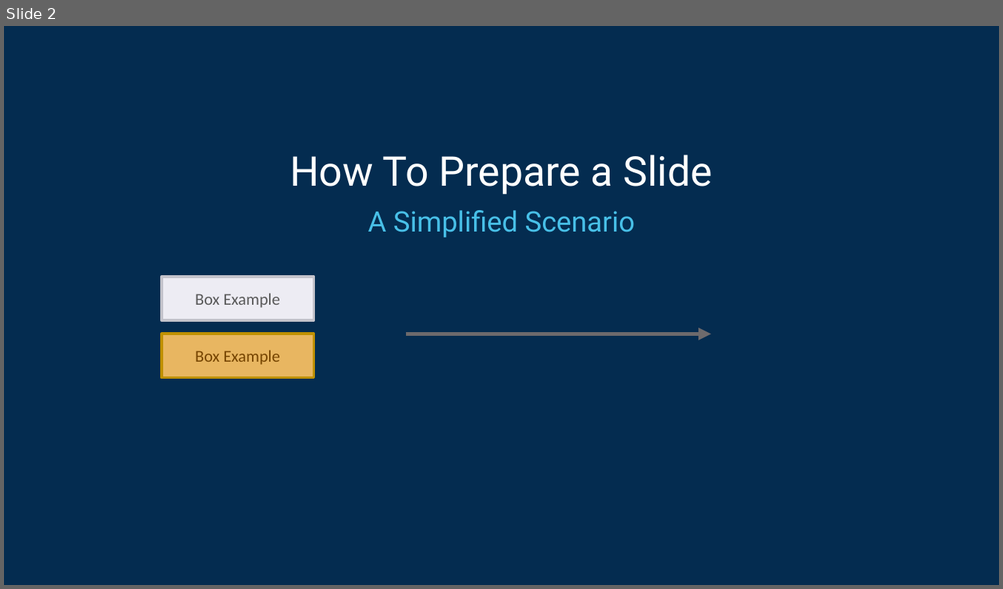
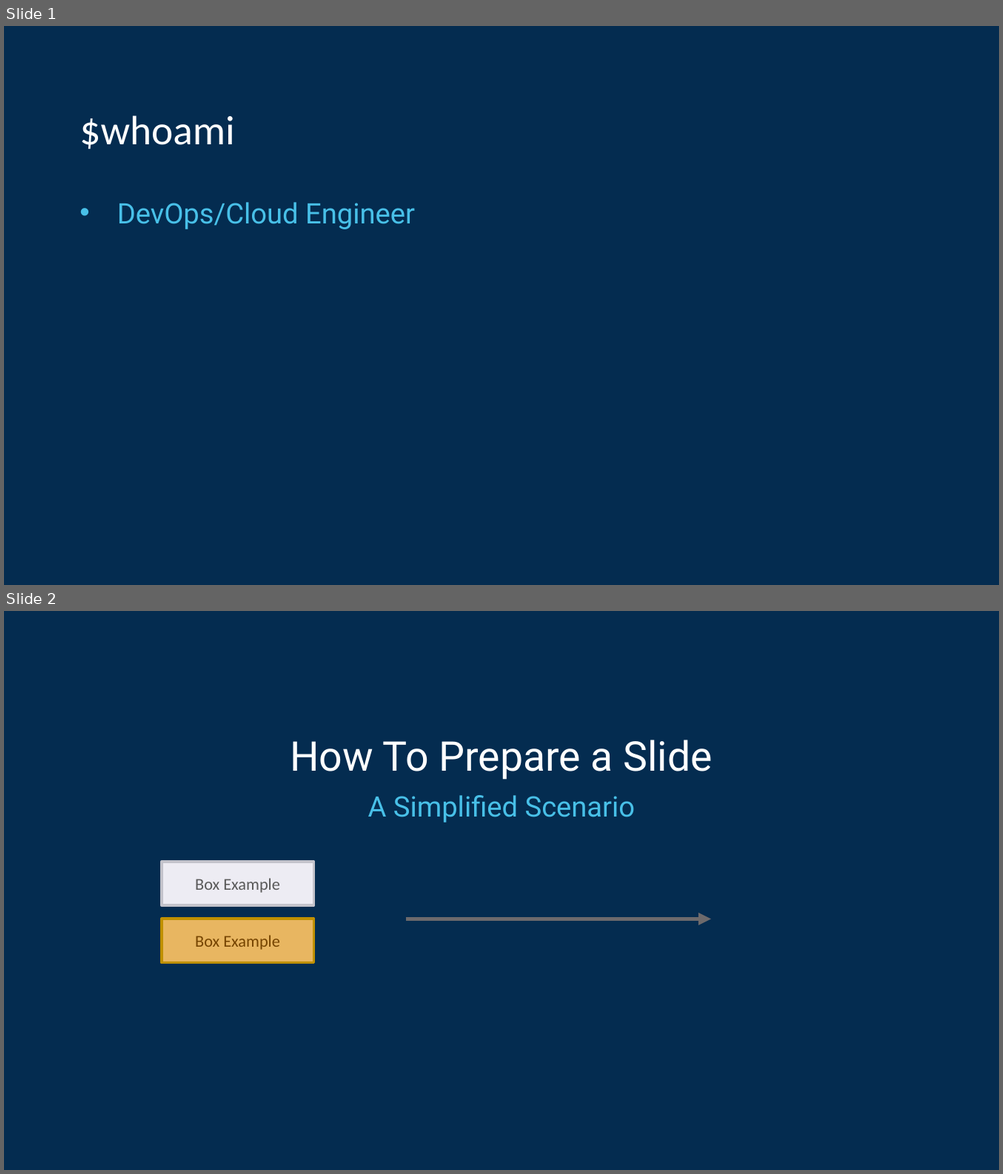
Before and after one commit to arunksingh16/devops, a slide deck: doctemplates/ExamplePPT.pptx. Shown one above the other, each under a label of ours: slide 2 before the commit, slides 1 and 2 after it. The pictures are 1003x589 and 1003x1174 pixels, drawn with LibreOffice and Linux fonts; fonts in the diff are those of the drawing. Boxes give left, top, right and bottom in pixels: in the first picture for what was removed or moved away, otherwise in the second. Text is boxed around its words. In the diff, an @@ line names an element or a change of style, - is before the commit and + after.

```diff
--- a/doctemplates/ExamplePPT.pptx
+++ b/doctemplates/ExamplePPT.pptx
@@ slide 1 added at [4,26,999,585], background #042C50 @@
@@ title added at [79,116,234,150], 39.6 pt, text #FFFFFF @@
+$whoami
@@ text added at [117,202,415,230], 27.3 pt, text #48C0E8 @@
+• DevOps/Cloud Engineer
```
Also in this commit, not shown: 1 slide removed.
